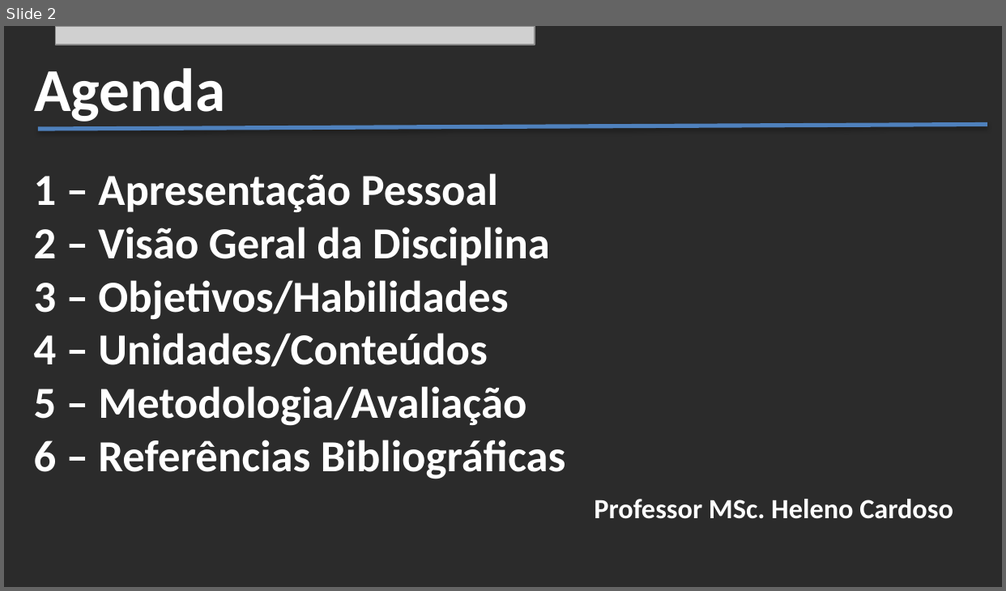
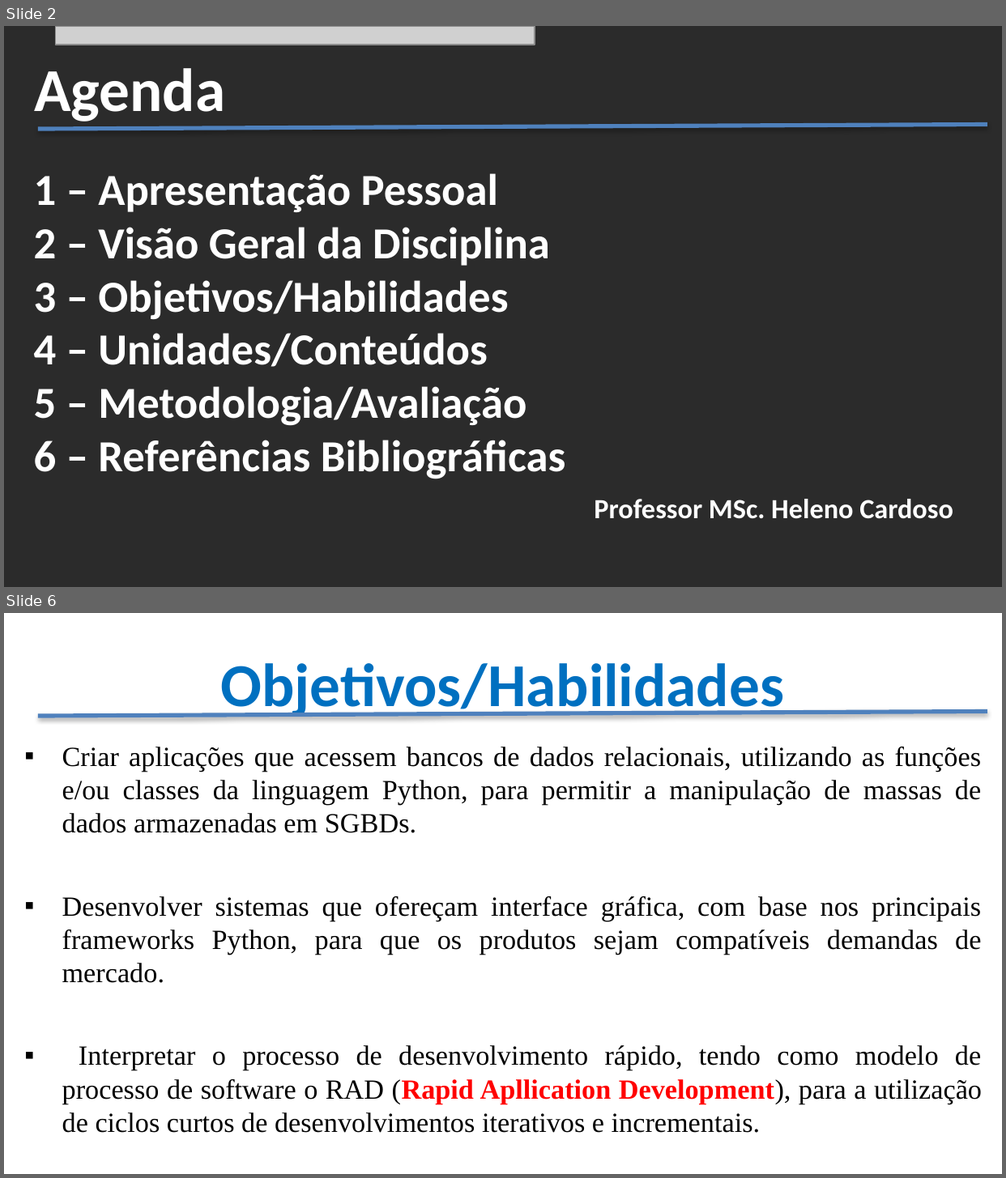
Before and after one commit to CloudEducationBrazil/WydenUniRuyPythonRAD, a slide deck: 01 Classes/Apresentação - Desenvolvimento RAD Python.pptx. Shown one above the other, each under a label of ours: slide 2 before the commit, slides 2 and 6 after it; the slides between them are not shown. The pictures are 1006x591 and 1006x1178 pixels, drawn with LibreOffice and Linux fonts; fonts in the diff are those of the drawing; grey boxes stand for pictures; background and template pictures are left out; a plain dark background stands for a picture behind light text. Boxes give left, top, right and bottom in pixels: in the first picture for what was removed or moved away, otherwise in the second. Text is boxed around its words. In the diff, an @@ line names an element or a change of style, - is before the commit and + after.

```diff
--- a/01 Classes/Apresentação - Desenvolvimento RAD Python.pptx
+++ b/01 Classes/Apresentação - Desenvolvimento RAD Python.pptx
@@ slide 6 added at bbox=[4, 613, 1002, 1174], background picture (left out) @@
@@ title added at bbox=[221, 663, 784, 721], 44 pt, text #0070C0, bold @@
+Objetivos/Habilidades
@@ line added from (38, 716) to (987, 712), #4F81BD 3 pt @@
@@ text added at bbox=[62, 747, 982, 1133], 20 pt, text #000000 @@
+▪ Criar aplicações que acessem bancos de dados relacionais, utilizando as funções e/ou classes da linguagem Python, para permitir a manipulação de massas de dados armazenadas em SGBDs.
+▪ Desenvolver sistemas que ofereçam interface gráfica, com base nos principais frameworks Python, para que os produtos sejam compatíveis demandas de mercado.
+▪ Interpretar o processo de desenvolvimento rápido, tendo como modelo de processo de software o RAD (Rapid Apllication Development), para a utilização de ciclos curtos de desenvolvimentos iterativos e incrementais.
```
Also in this commit, not shown: 8 slides changed, 9 other slides added, 11 other files.
